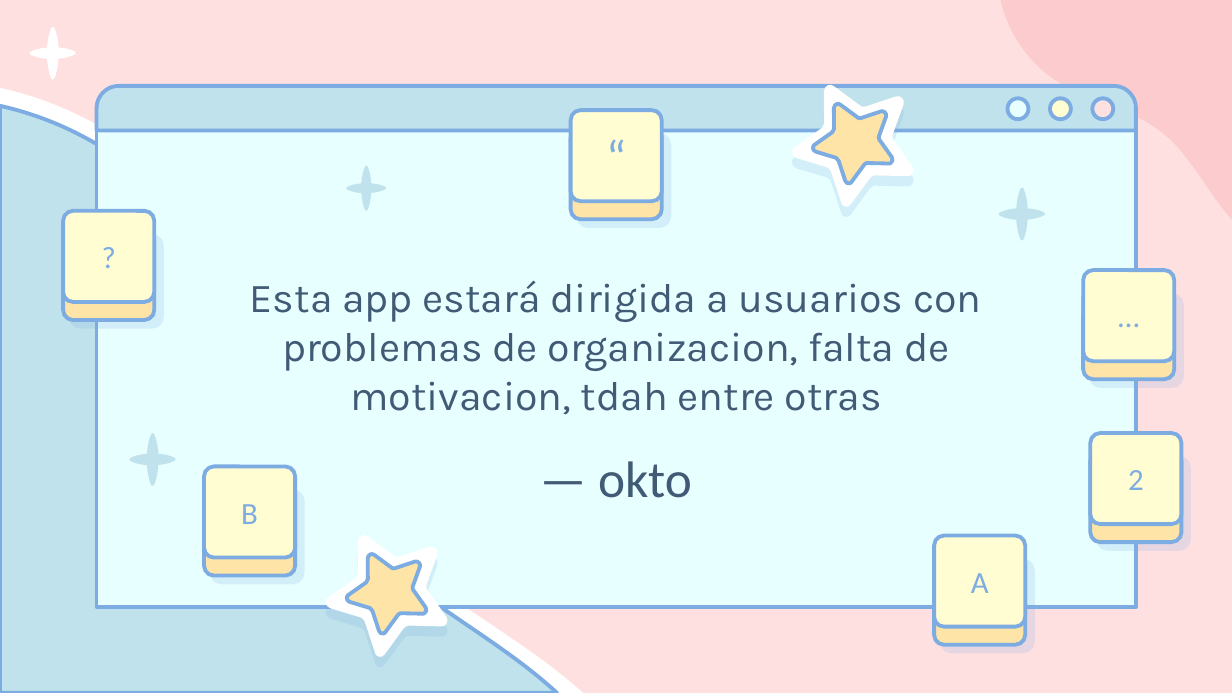
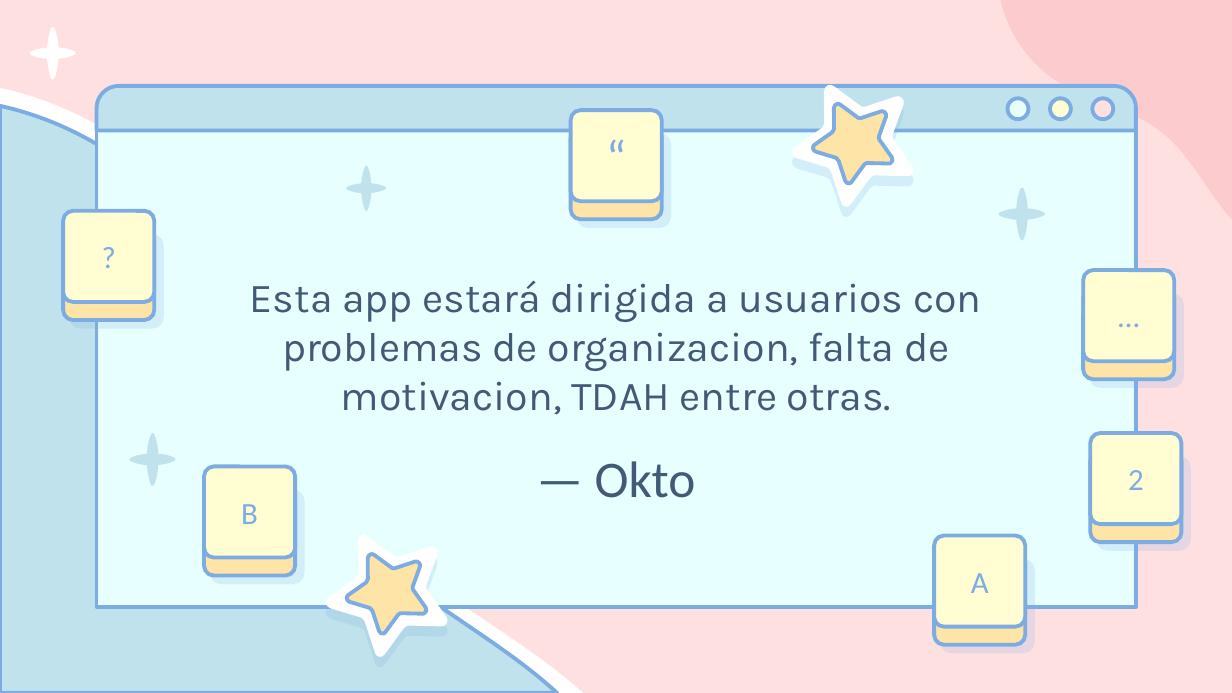
Before and after one commit to AdrianMtzTrev/Oktodo, a slide deck: slide 14 of media/OKTODO_1ER AVANCE.pptx. Drawn at 1232x693 pixels with LibreOffice and Linux fonts; fonts in the diff are those of the drawing. Boxes give left, top, right and bottom in pixels: in the first picture for what was removed or moved away, otherwise in the second. Text is boxed around its words. In the diff, an @@ line names an element or a change of style, - is before the commit and + after.

```diff
--- a/media/OKTODO_1ER AVANCE.pptx
+++ b/media/OKTODO_1ER AVANCE.pptx
@@ subtitle at (250, 280, 981, 415): text changed @@
-Esta app estará dirigida a usuarios con problemas de organizacion, falta de motivacion, tdah entre otras
+Esta app estará dirigida a usuarios con problemas de organizacion, falta de motivacion, TDAH entre otras.
@@ title at (595, 461, 696, 498): text changed @@
-— okto
+— Okto
```
Also in this commit, not shown: 11 other slides changed.
